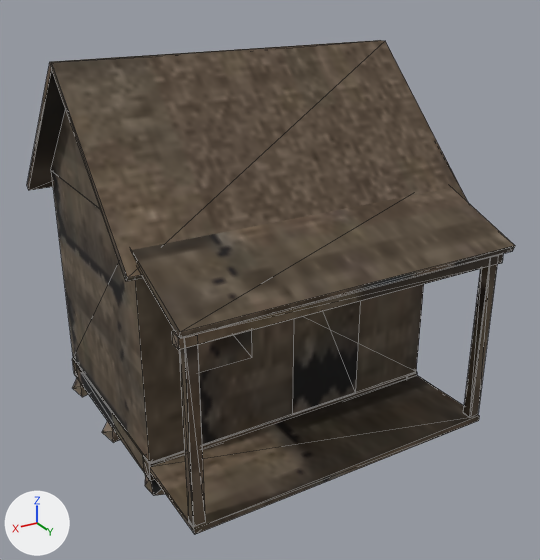
A saved change to the glTF model machizukuri/assets/models/b_house_far.glb.
Before and after are seen from a camera (50 mm lens) standing at (3.81, 6.6, 4.97) and looking at (-0.04, 0.18, 1.76). Every picture has the same lights, and +X, +Y and +Z are marked at lower left. The first picture is the older version. Mesh edges are drawn as thin lines. Vertices at exactly the same position are counted once.

In view in the first picture: 'b_house_far'.
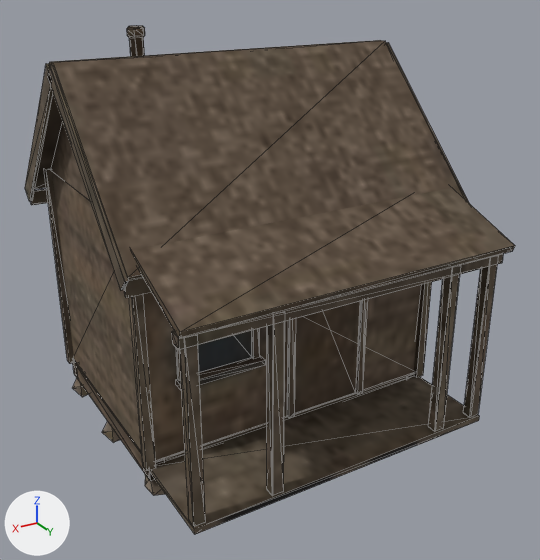
What changed in the scene script:
```text
Change me_b_house_far:
    used by ob_b_house_far; location = (0.0, 0.0, 0.0)
    remove me_b_house_far.from_pydata(...)  # 258 vertices, 422 faces; spans x -1.91..1.91, y -2.02..1.92, z 0.0..4.11
    add me_b_house_far.from_pydata(...)  # 464 vertices, 742 faces; spans x -1.94..1.94, y -2.02..1.92, z 0.0..4.35
    me_b_house_far part 1: a new loose piece, a box spanning x 0.48..0.55, y 0.8..0.84, z 1.27..2.37, in mat_m_house_far (picture img_far_house)
    me_b_house_far part 2: a new loose piece, a box spanning x 1.3..1.37, y 0.8..0.84, z 1.27..2.37, in mat_m_house_far (picture img_far_house)
    me_b_house_far part 3: a new loose piece, a box spanning x -0.87..-0.8, y 0.8..0.84, z 0.42..2.42, in mat_m_house_far (picture img_far_house)
    me_b_house_far part 4: a new loose piece, a box spanning x 0.05..0.12, y 0.8..0.84, z 0.42..2.42, in mat_m_house_far (picture img_far_house)
    me_b_house_far part 5: a new loose piece, a box spanning x 0.46..1.39, y 0.8..0.92, z 1.21..1.27, in mat_m_house_far (picture img_far_house)
    me_b_house_far part 6: a new loose piece, a box spanning x -1.77..-1.67, y 0.75..0.85, z 0.38..2.82, in mat_m_house_far (picture img_far_house)
    me_b_house_far part 7: a new loose piece, a box spanning x 1.67..1.77, y 0.75..0.85, z 0.38..2.82, in mat_m_house_far (picture img_far_house)
    me_b_house_far part 8: a new loose piece, a box spanning x 1.67..1.77, y -1.71..-1.61, z 0.38..2.82, in mat_m_house_far (picture img_far_house)
    me_b_house_far part 9: a new loose piece, a box spanning x -1.91..1.91, y 1.045..1.085, z 2.36..2.52, in mat_m_house_far (picture img_far_house)
    me_b_house_far part 10: a new loose piece, a box spanning x -1.91..1.91, y -1.945..-1.905, z 2.36..2.52, in mat_m_house_far (picture img_far_house)
    me_b_house_far part 11: the loose piece of 16 vertices spanning x -1.72..-1.61, y 1.69..1.8, z 0.38..2.26 is copied, and the copy is moved by (0.51, 0.0, 0.0); it spans x -1.21..-1.1, y 1.69..1.8, z 0.38..2.26
    me_b_house_far part 12: the loose piece of 16 vertices spanning x 1.61..1.72, y 1.69..1.8, z 0.38..2.26 is copied, and the copy is moved by (-0.81, 0.0, 0.0); it spans x 0.8..0.91, y 1.69..1.8, z 0.38..2.26
    me_b_house_far part 13: a new loose piece of 30 vertices spanning x 0.8..1.0, y -0.96..-0.8, z 3.29..4.35, in mat_m_house_far (picture img_far_house)
    me_b_house_far part 14
    16 vertices are added at x -1.94..1.9, y -2.02..1.16, z 2.42..4.09
    16 new vertices lie (0.04, 0.0, 0.0) away from vertices in x -1.94..1.9, y -2.02..1.16, z 2.42..4.09
    48 new faces join them
    me_b_house_far part 15: 421 kept faces spanning x -1.91..1.91, y -2.02..1.92, z 0.0..4.11 get new texture (UV) coordinates
    other edits to the shape of me_b_house_far do not show in these pictures
```

Boxes [x1, y1, x2, y2] around the edits, measured in the pictures (540 x 560 px):
'b_house_far', reshaped: before [27, 40, 515, 534]; after [25, 26, 515, 534]
part 1 of me_b_house_far, added: after [252, 329, 260, 359]
part 2 of me_b_house_far, added (mostly hidden): after [176, 348, 181, 381]
part 3 of me_b_house_far, added: after [356, 299, 368, 395]
part 4 of me_b_house_far, added: after [287, 319, 296, 418]
part 5 of me_b_house_far, added: after [176, 356, 266, 391]
part 6 of me_b_house_far, added: after [414, 282, 432, 378]
part 7 of me_b_house_far, added (brown): after [129, 294, 156, 471]
part 8 of me_b_house_far, added: after [44, 168, 74, 364]
part 9 of me_b_house_far, added: after [124, 278, 151, 298]
part 10 of me_b_house_far, added (mostly hidden): after [31, 189, 48, 205]
part 11 of me_b_house_far, added: after [428, 275, 460, 432]
part 12 of me_b_house_far, added: after [267, 322, 284, 496]
part 13 of me_b_house_far, added: after [127, 26, 145, 56]
part 14 of me_b_house_far, added: after [25, 42, 470, 290]
part 15 of me_b_house_far, surface changed: before [27, 41, 510, 534]; after [34, 41, 510, 534]
